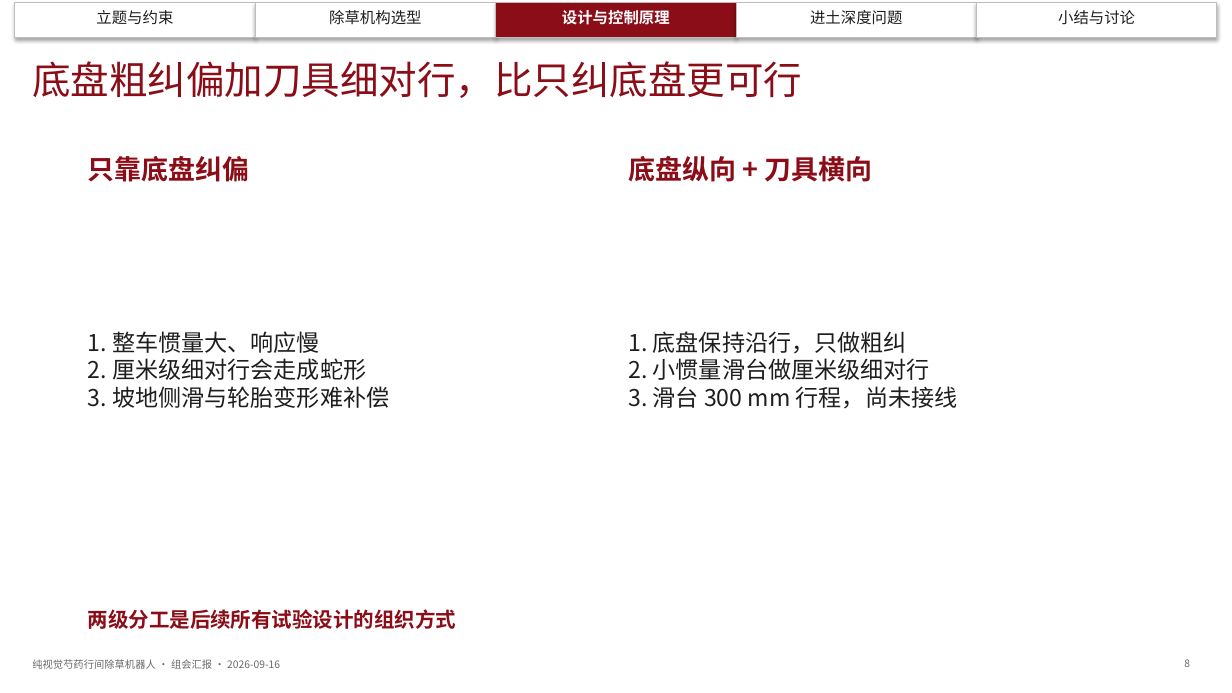
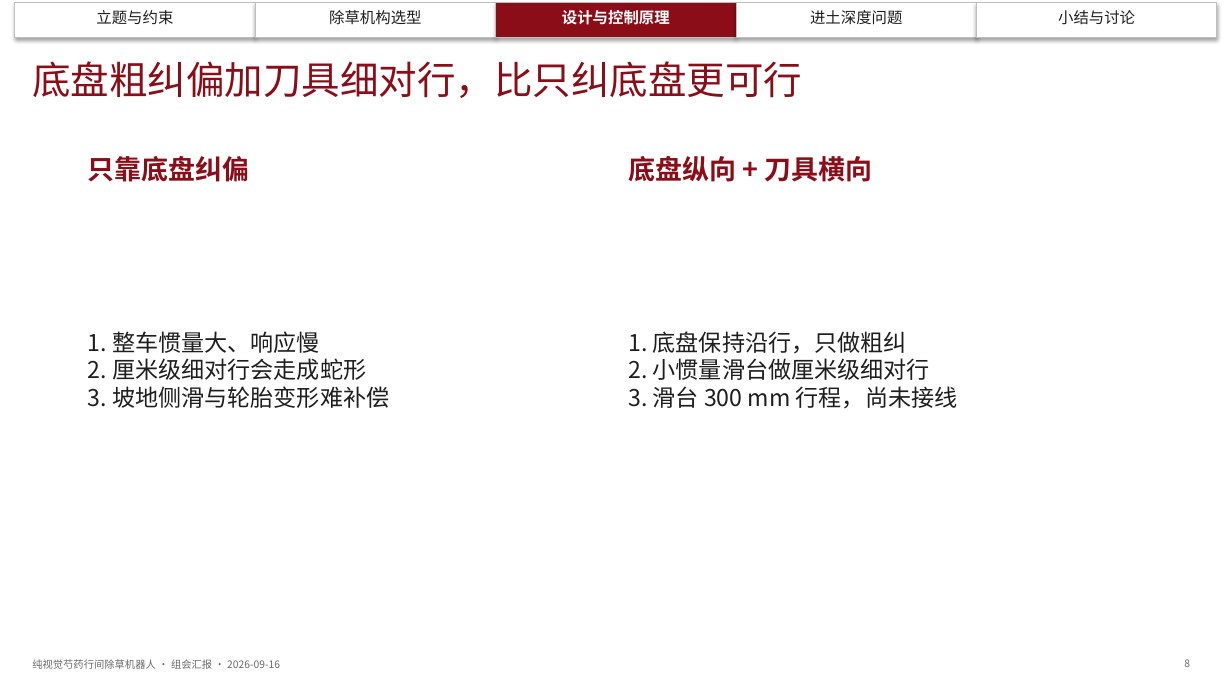
Before and after one commit to dangan2276326123-svg/zcode-chucao, a slide deck: slide 8 of docs/组会汇报_20260916/组会汇报_纯视觉芍药行间除草机器人_20260916.pptx. Drawn at 1232x693 pixels with LibreOffice and Linux fonts; fonts in the diff are those of the drawing. Boxes give left, top, right and bottom in pixels: in the first picture for what was removed or moved away, otherwise in the second. Text is boxed around its words. In the diff, an @@ line names an element or a change of style, - is before the commit and + after.

```diff
--- a/docs/组会汇报_20260916/组会汇报_纯视觉芍药行间除草机器人_20260916.pptx
+++ b/docs/组会汇报_20260916/组会汇报_纯视觉芍药行间除草机器人_20260916.pptx
@@ text removed at [88,609,456,629] @@
-两级分工是后续所有试验设计的组织方式
```
Also in this commit, not shown: 12 other slides changed, 2 other files.
